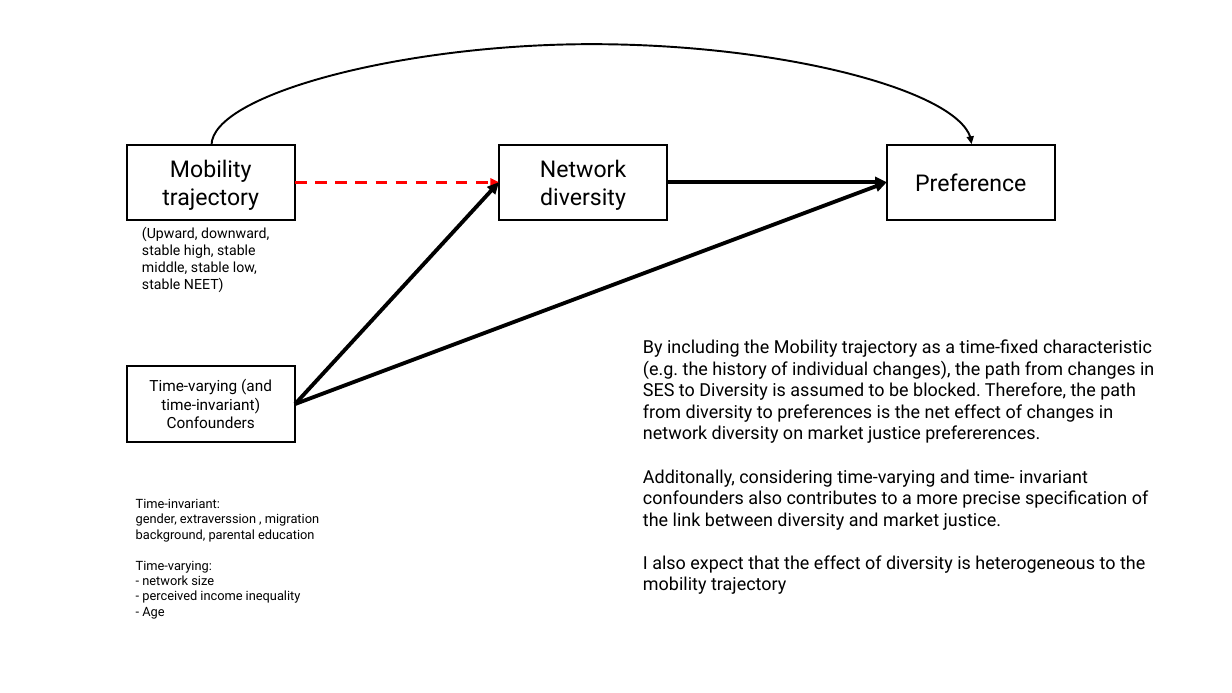
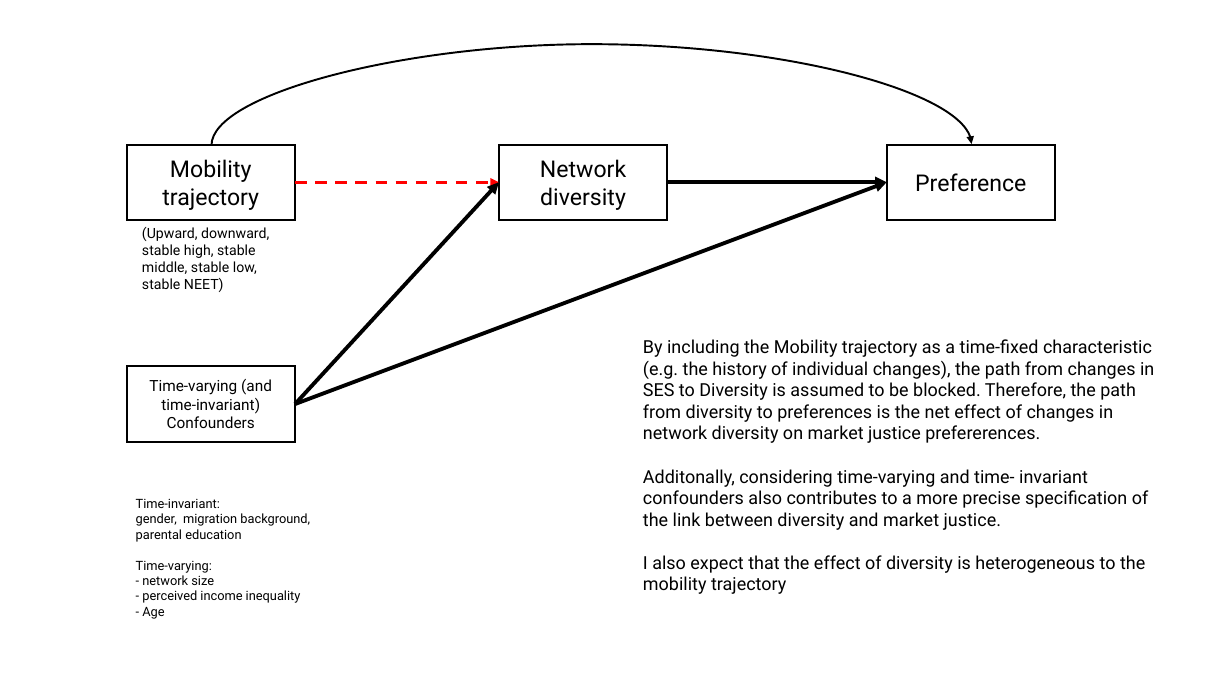
Before and after one commit to class-networks-inequality-cohesion/refgroup-social, a slide deck: slide 7 of output/images/paper2_scheme.pptx. Drawn at 1232x693 pixels with LibreOffice and Linux fonts; fonts in the diff are those of the drawing. Boxes give left, top, right and bottom in pixels: in the first picture for what was removed or moved away, otherwise in the second. Text is boxed around its words. In the diff, an @@ line names an element or a change of style, - is before the commit and + after.

```diff
--- a/output/images/paper2_scheme.pptx
+++ b/output/images/paper2_scheme.pptx
@@ text at [136,499,310,603]: text changed @@
-Time-invariant:
-gender, extraverssion , migration background, parental education
-Time-varying:
-- network size
-- perceived income inequality
+Time-invariant:
+gender, migration background, parental education
+Time-varying:
+- network size
+- perceived income inequality
```
Also in this commit, not shown: 4 slides added, 27 other files.
